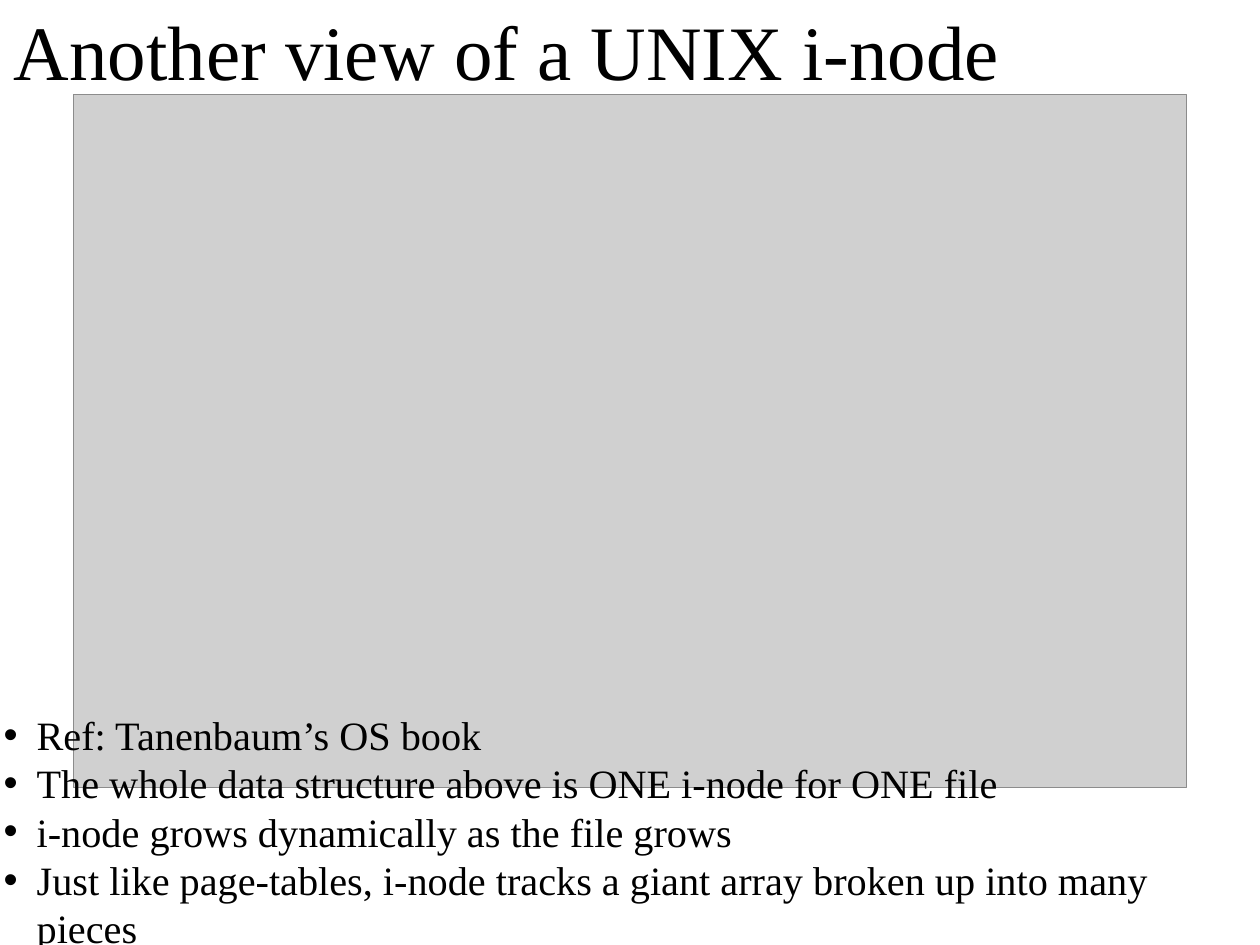
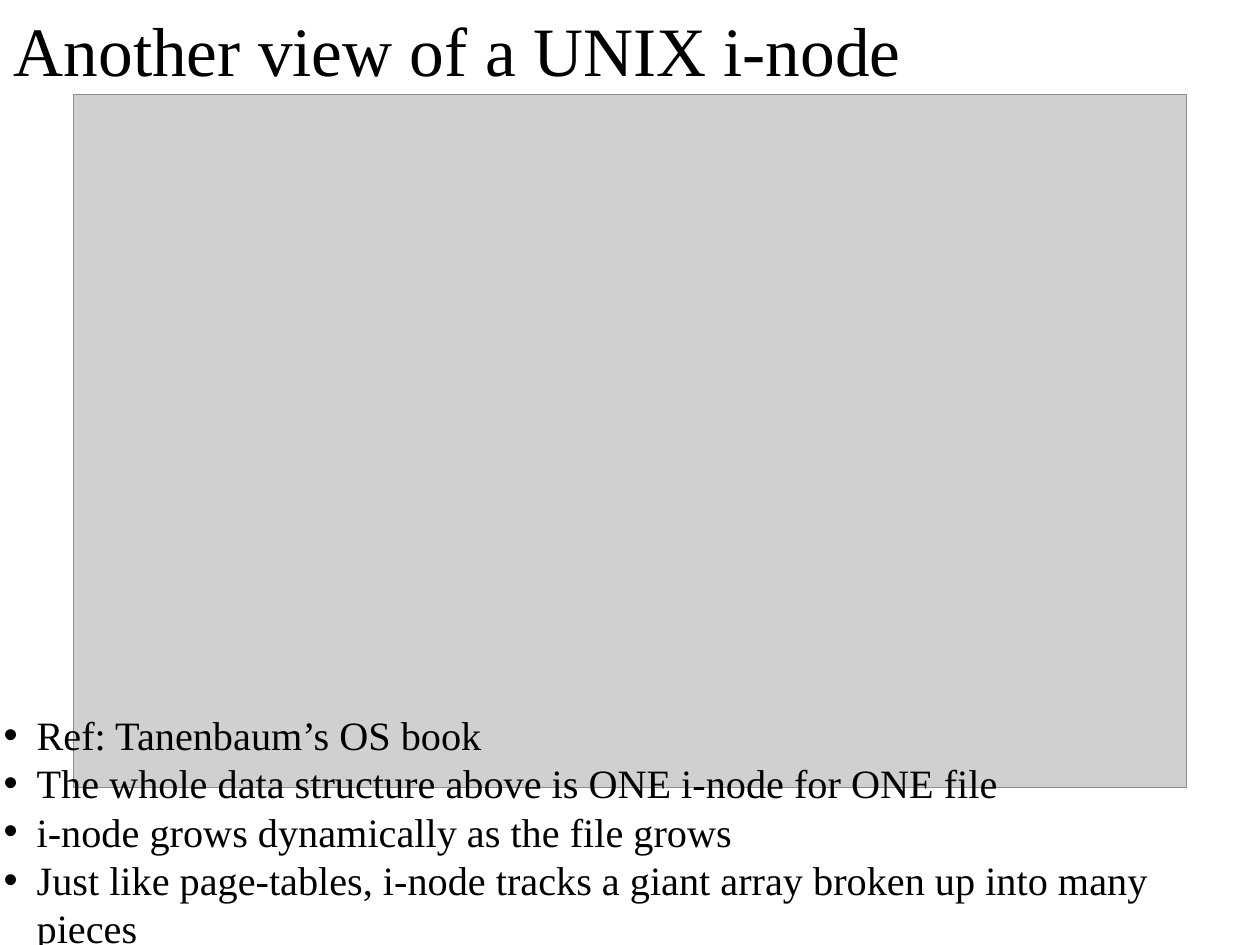
Before and after one commit to oscourse/oscourse.github.io, a slide deck: slide 17 of slides/unix_ritchie.pptx (slide 19 before the commit). Drawn at 1260x945 pixels with LibreOffice and Linux fonts; fonts in the diff are those of the drawing; grey boxes stand for pictures. Boxes give left, top, right and bottom in pixels: in the first picture for what was removed or moved away, otherwise in the second. Text is boxed around its words. In the diff, an @@ line names an element or a change of style, - is before the commit and + after.

```diff
--- a/slides/unix_ritchie.pptx
+++ b/slides/unix_ritchie.pptx
@@ title "Another view of a UNIX ..." at (x1=14, y1=27, x2=901, y2=77): size 44 to 39.6 pt @@
```
Also in this commit, not shown: 3 other slides changed, 2 slides removed, 1 other file.
